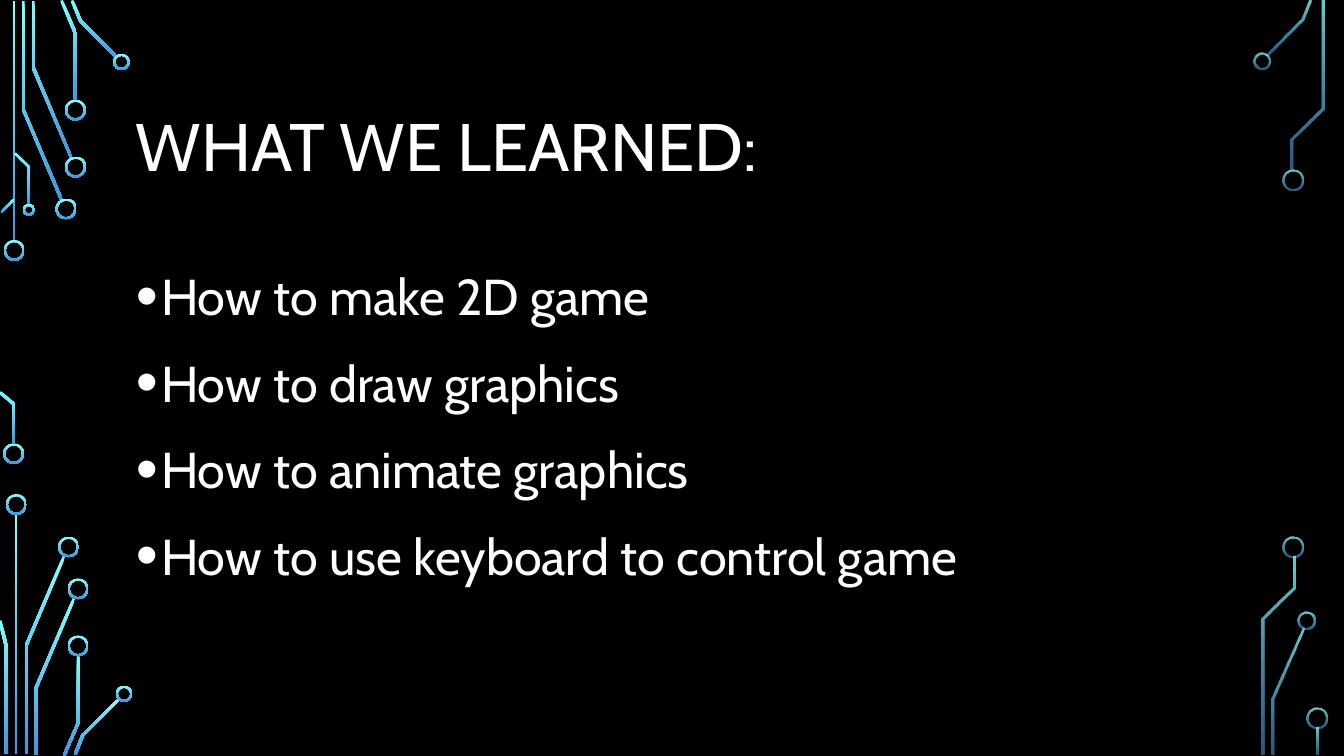
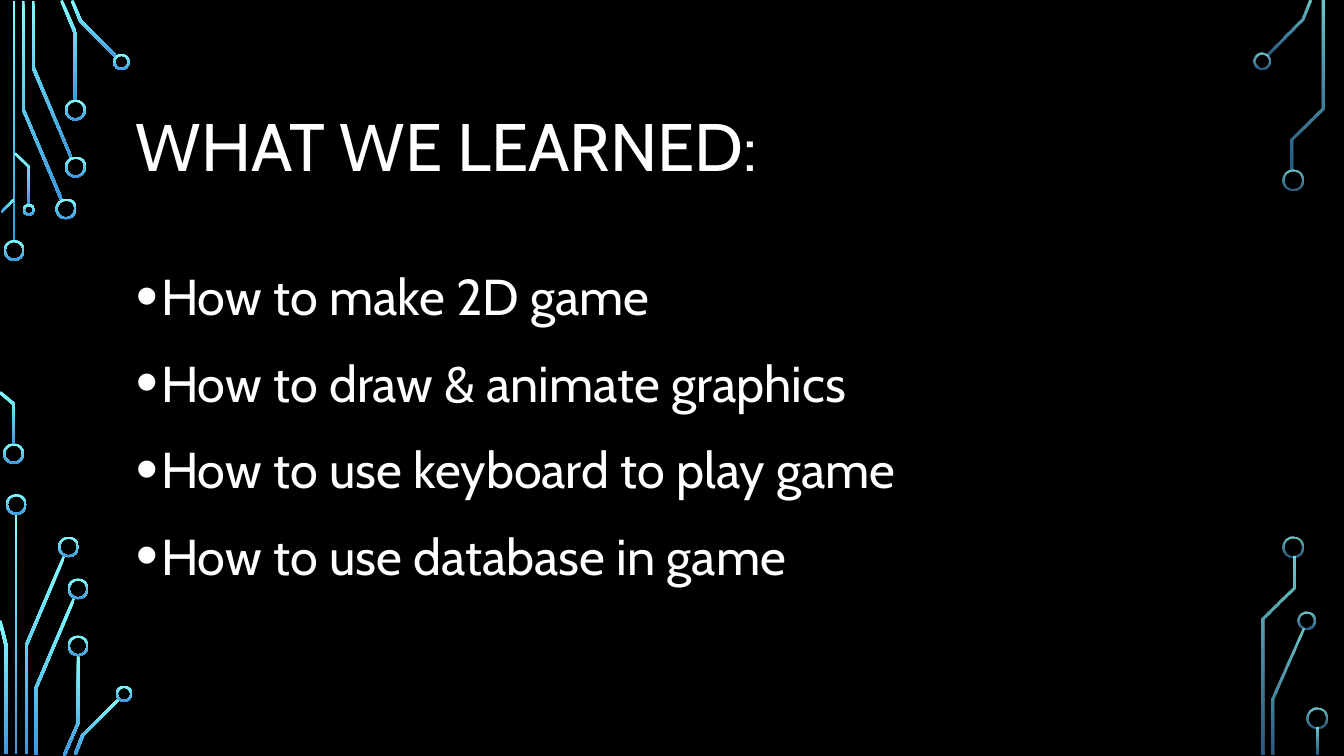
Before and after one commit to aneetaa/ipd12-java3-project, a slide deck: slide 9 of project desc and proposal.pptx (slide 8 before the commit). Drawn at 1344x756 pixels with LibreOffice and Linux fonts; fonts in the diff are those of the drawing; background and template pictures are left out. Boxes give left, top, right and bottom in pixels: in the first picture for what was removed or moved away, otherwise in the second. Text is boxed around its words. In the diff, an @@ line names an element or a change of style, - is before the commit and + after.

```diff
--- a/project desc and proposal.pptx
+++ b/project desc and proposal.pptx
@@ text at bbox=[161, 364, 895, 586]: text changed @@
-• How to draw graphics
-• How to animate graphics
-• How to use keyboard to control game
+• How to draw & animate graphics
+• How to use keyboard to play game
+• How to use database in game
```
Also in this commit, not shown: 7 other slides changed, 1 slide added, 1 slide removed, 51 other files.
